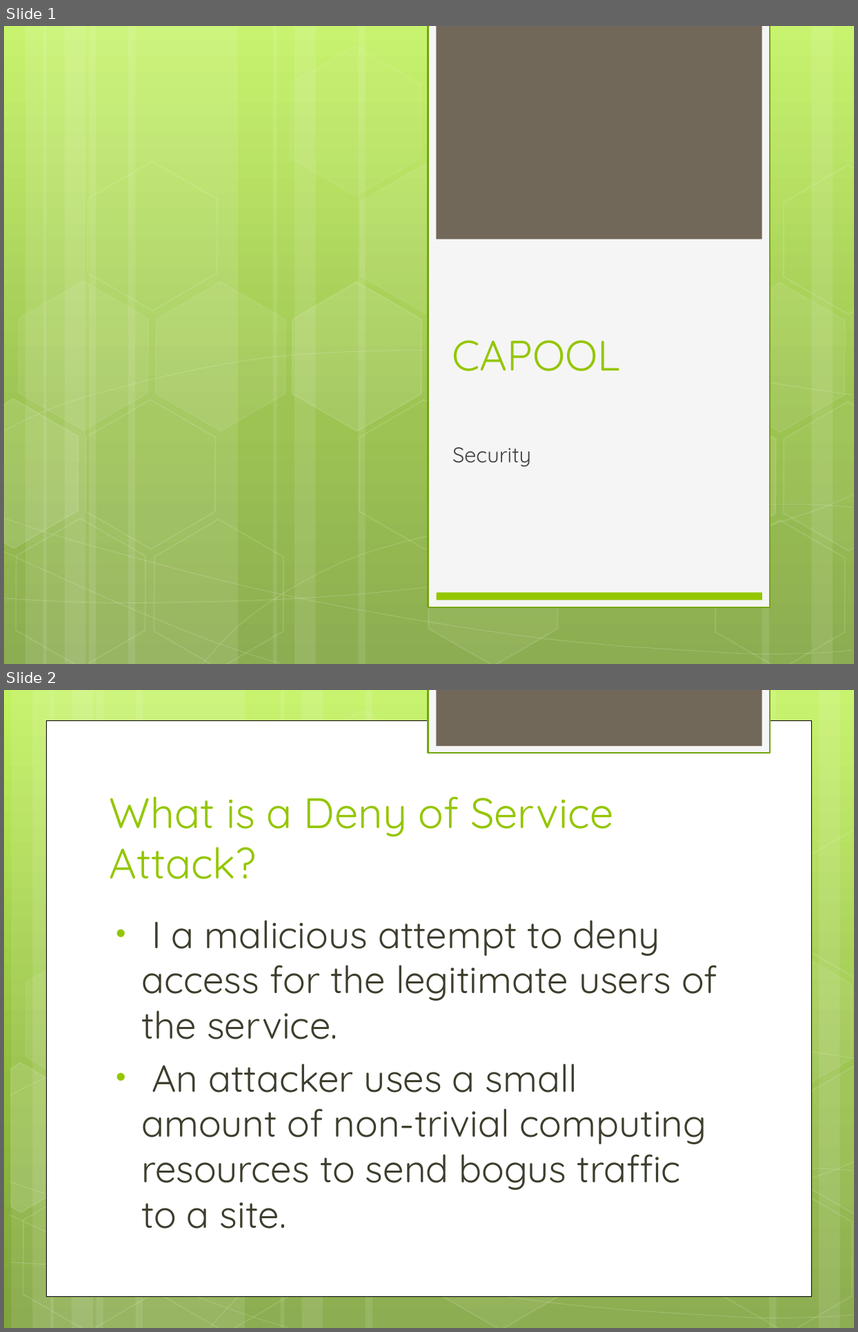
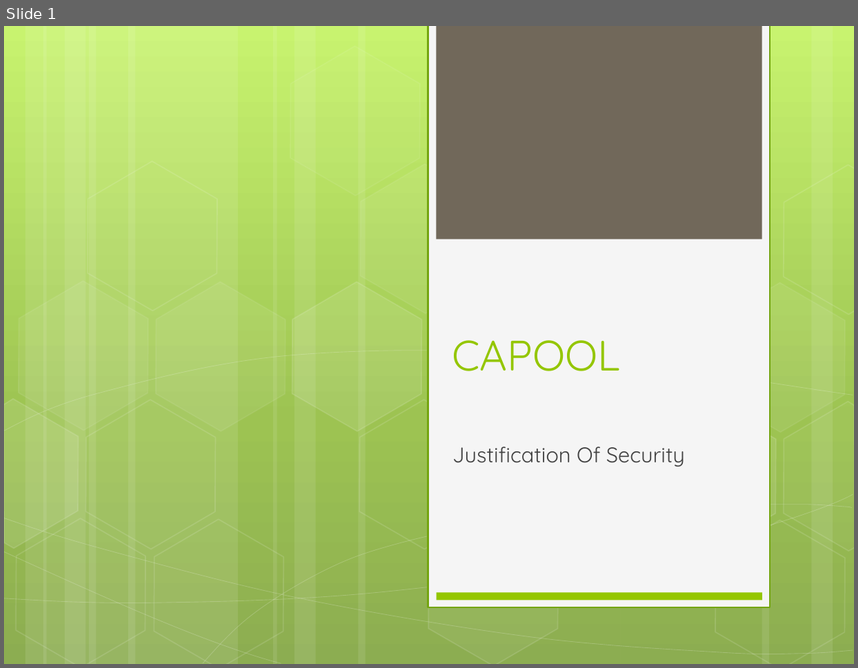
Before and after one commit to lanechr/CaPool, a slide deck: Security.pptx. Shown one above the other, each under a label of ours: slides 1 and 2 before the commit, slide 1 after it. The pictures are 858x1332 and 858x668 pixels, drawn with LibreOffice and Linux fonts; fonts in the diff are those of the drawing. Boxes give left, top, right and bottom in pixels: in the first picture for what was removed or moved away, otherwise in the second. Text is boxed around its words. In the diff, an @@ line names an element or a change of style, - is before the commit and + after.

Commit message:
Finalised Security Presentation

```diff
--- a/Security.pptx
+++ b/Security.pptx
@@ slide 2 removed at (4,690,854,1328), background gradient #C3F35F to #93BF3F to #81A53E @@
@@ rectangle removed at (428,690,770,753) @@
@@ rectangle removed at (436,690,762,746) @@
@@ rectangle removed at (47,720,811,1295) @@
@@ title removed at (110,796,613,879) @@
-What is a Deny of Service Attack?
@@ group removed at (4,690,854,1328): 12 rectangles, 8 freeform shapes, 8 hexagons @@
@@ text removed at (141,920,717,1228) @@
-• I a malicious attempt to deny access for the legitimate users of the service.
-• An attacker uses a small amount of non-trivial computing resources to send bogus traffic to a site.
@@ slide 1 changed as well @@
@@ subtitle at (452,446,685,466): text changed @@
-Security
+Justification Of Security
```
Also in this commit, not shown: 5 slides added, 1 other slide removed.
